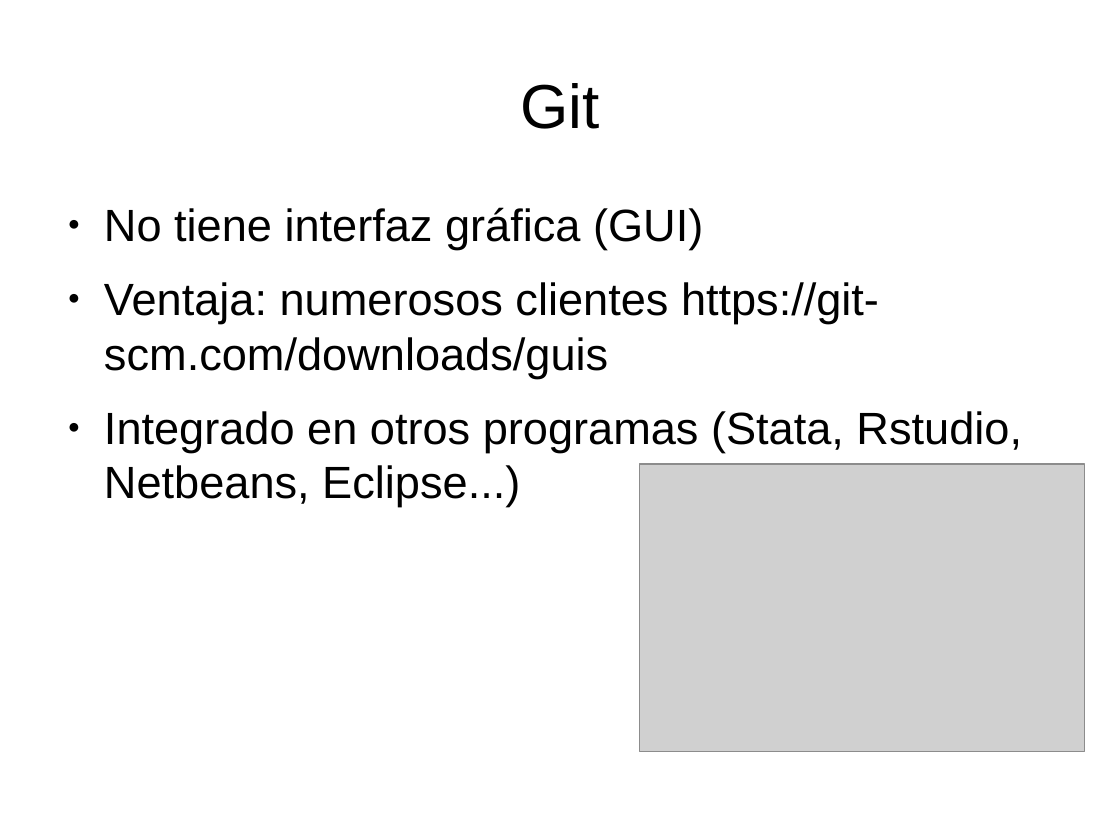
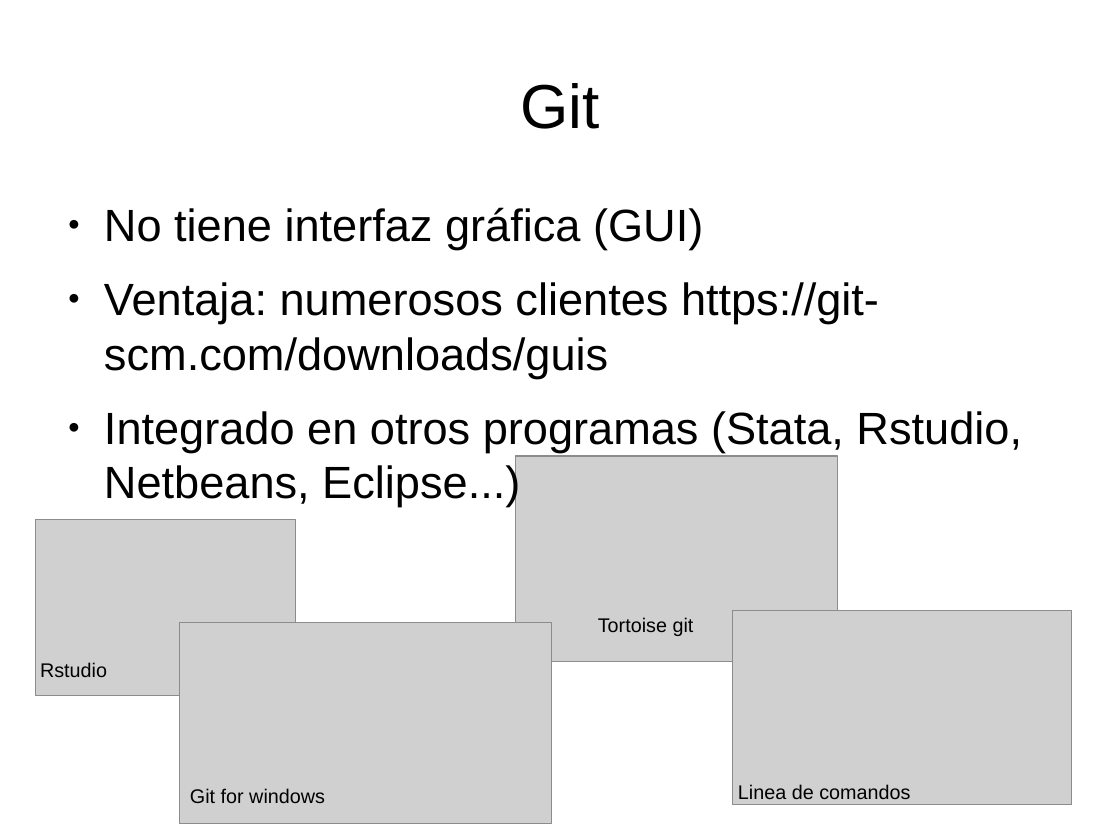
Before and after one commit to franperr/introduccion-git-github, a slide deck: slide 3 of Diapositivas.odp. Drawn at 1120x840 pixels with LibreOffice and Linux fonts; fonts in the diff are those of the drawing; grey boxes stand for pictures. Boxes give left, top, right and bottom in pixels: in the first picture for what was removed or moved away, otherwise in the second. Text is boxed around its words. In the diff, an @@ line names an element or a change of style, - is before the commit and + after.

```diff
--- a/Diapositivas.odp
+++ b/Diapositivas.odp
@@ picture added at (x1=516, y1=456, x2=838, y2=662) @@
@@ picture added at (x1=36, y1=519, x2=296, y2=696) @@
@@ picture added at (x1=180, y1=623, x2=552, y2=824) @@
@@ text added at (x1=598, y1=617, x2=694, y2=636), 14 pt, text #000000 @@
+Tortoise git
@@ picture resized from (x1=640, y1=464, x2=1084, y2=752) to (x1=733, y1=611, x2=1072, y2=805) @@
@@ text added at (x1=40, y1=662, x2=107, y2=677), 14 pt, text #000000 @@
+Rstudio
@@ text added at (x1=190, y1=788, x2=325, y2=803), 14 pt, text #000000 @@
+Git for windows
@@ text added at (x1=738, y1=784, x2=910, y2=799), 14 pt, text #000000 @@
+Linea de comandos
```
Also in this commit, not shown: 2 other files.
